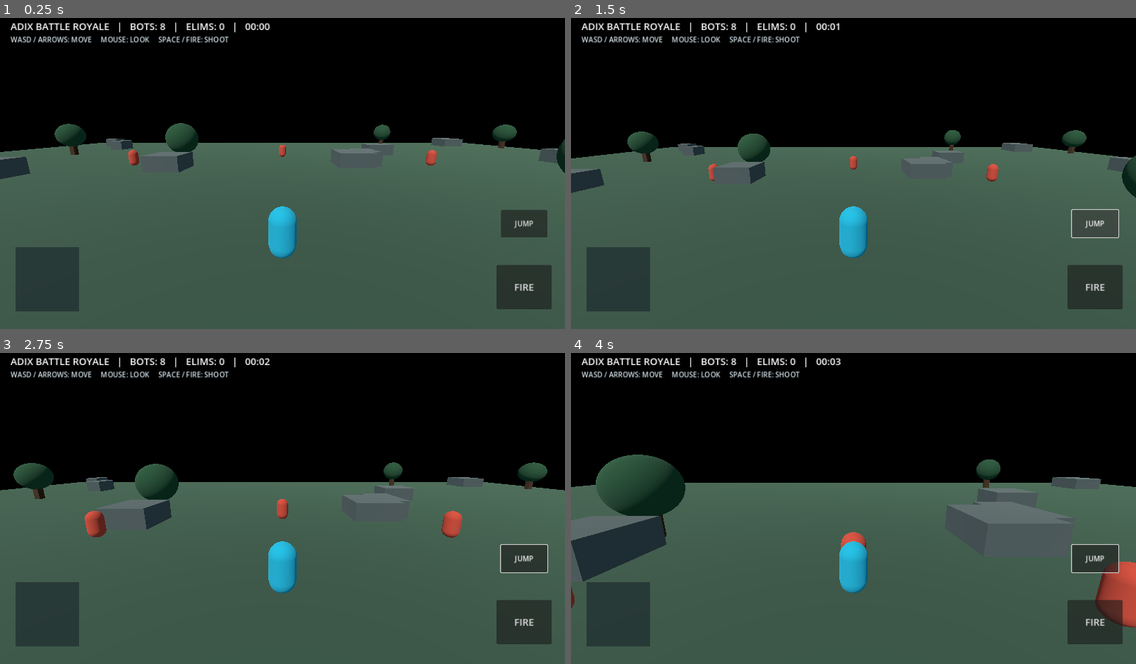
Above: before the commit, frames 1-4 (two rows, left to right).
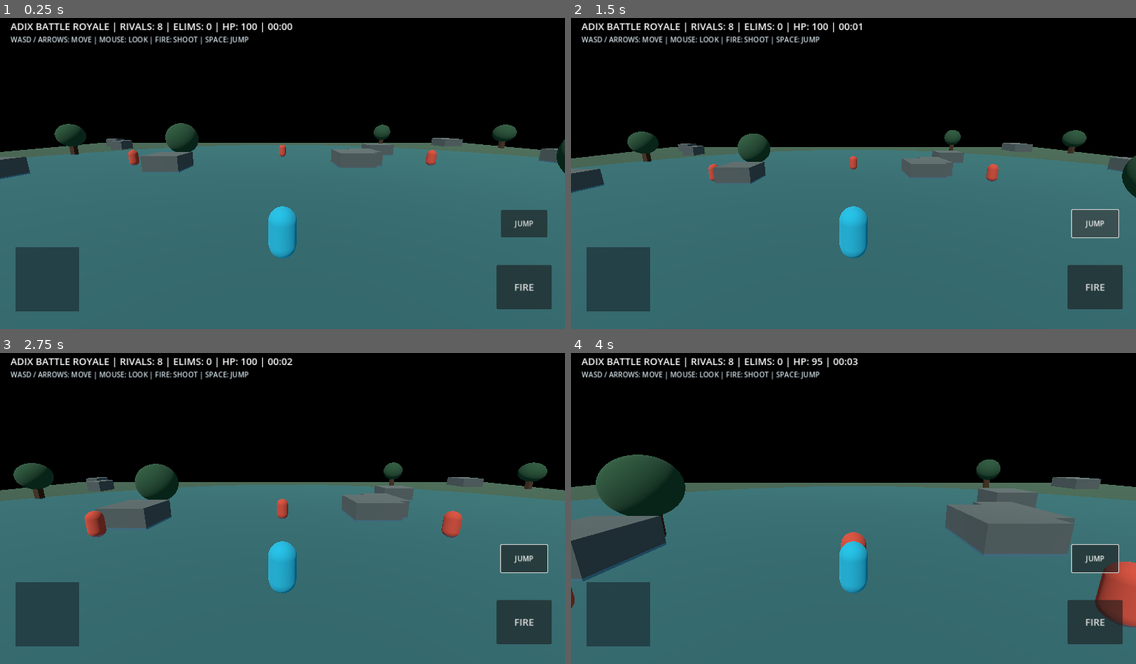
Above: after the commit, the same moments.

Repository: av6058467-commits/Adixloop-new
Game: Godot game, scene res://scenes/Main.tscn
The game is run twice, just before and just after one commit, with the same random seed, the same clock (stepped at 60 frames per second) and the same inputs.
Inputs (mouse positions are in pixels of both pictures, inside the frame that each line leads up to):
- Up to frame 1 (0.25 s): no input
- Up to frame 2 (1.5 s): click "FIRE" at 0.5 s; click "JUMP" at 1.25 s
- Up to frame 3 (2.75 s): tap Enter at 2 s; move the mouse to (310, 505) at 2.02 s; hold W from 2.03 s (still down); click (310, 505) at 2.17 s
- Up to frame 4 (4 s): keep holding W; move the mouse to (825, 505) at 2.77 s; click (825, 505) at 2.92 s; move the mouse to (864, 499) at 3.52 s; click (864, 499) at 3.67 s

The runs differ from the first frame. In frame 1, 51% of the frame differs, in the area x 0-100%, y 1-100%; in frame 2, 49%; in frame 3, 49%; in frame 4, 43%.

Commit message:
Integrate safe zone and healing pickups

Diff:
--- a/ADIX-GODOT-BATTLE-ROYALE/scripts/main.gd
+++ b/ADIX-GODOT-BATTLE-ROYALE/scripts/main.gd
@@ -2,6 +2,8 @@
 
 const PLAYER_SCRIPT = preload("res://scripts/player.gd")
 const BOT_SCRIPT = preload("res://scripts/bot.gd")
+const SAFE_ZONE_SCRIPT = preload("res://scripts/safe_zone.gd")
+const LOOT_SCRIPT = preload("res://scripts/loot_pickup.gd")
 var player
 var bots: Array = []
 var status_label: Label
@@ -9,11 +11,14 @@
 var fire_held := false
 var match_time := 0.0
 var kills := 0
+var safe_zone
 
 func _ready() -> void:
 	_setup_world()
 	_spawn_player()
 	_spawn_bots(8)
+	_spawn_loot(6)
+	_spawn_safe_zone()
 	_setup_hud()
 
 func _process(delta: float) -> void:
@@ -23,7 +28,7 @@
 		for bot in bots:
 			if is_instance_valid(bot) and bot.current_health > 0:
 				alive += 1
-		status_label.text = "ADIX BATTLE ROYALE   |   BOTS: %d   |   ELIMS: %d   |   %02d:%02d" % [alive, kills, int(match_time) / 60, int(match_time) % 60]
+		status_label.text = "ADIX BATTLE ROYALE | RIVALS: %d | ELIMS: %d | HP: %d | %02d:%02d" % [alive, kills, int(player.health), int(match_time) / 60, int(match_time) % 60]
 	if fire_held and is_instance_valid(player):
 		player.try_fire()
 
@@ -105,6 +110,19 @@
 		bot.setup(self, player)
 		bots.append(bot)
 
+func _spawn_loot(count: int) -> void:
+	for i in range(count):
+		var pickup := Area3D.new()
+		pickup.set_script(LOOT_SCRIPT)
+		pickup.position = Vector3(randf_range(-35, 35), 0.7, randf_range(-35, 35))
+		add_child(pickup)
+
+func _spawn_safe_zone() -> void:
+	safe_zone = Node3D.new()
+	safe_zone.set_script(SAFE_ZONE_SCRIPT)
+	add_child(safe_zone)
+	safe_zone.setup(player)
+
 func register_kill() -> void:
 	kills += 1
 
@@ -120,7 +138,7 @@
 	status_label.add_theme_color_override("font_color", Color.WHITE)
 	root.add_child(status_label)
 	var hint := Label.new()
-	hint.text = "WASD / ARROWS: MOVE     MOUSE: LOOK     SPACE / FIRE: SHOOT"
+	hint.text = "WASD / ARROWS: MOVE | MOUSE: LOOK | FIRE: SHOOT | SPACE: JUMP"
 	hint.position = Vector2(24, 52)
 	hint.add_theme_color_override("font_color", Color(0.82, 0.88, 0.91))
 	root.add_child(hint)
